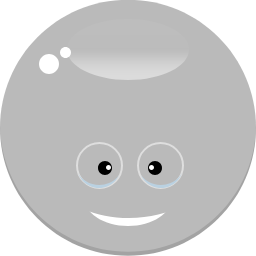
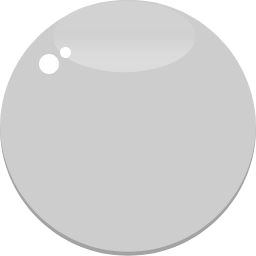
Comparing the layer stacks of the two 256×256 images. Changes:
pixels changed over box(0, 0, 256, 252) (layer not identified)
